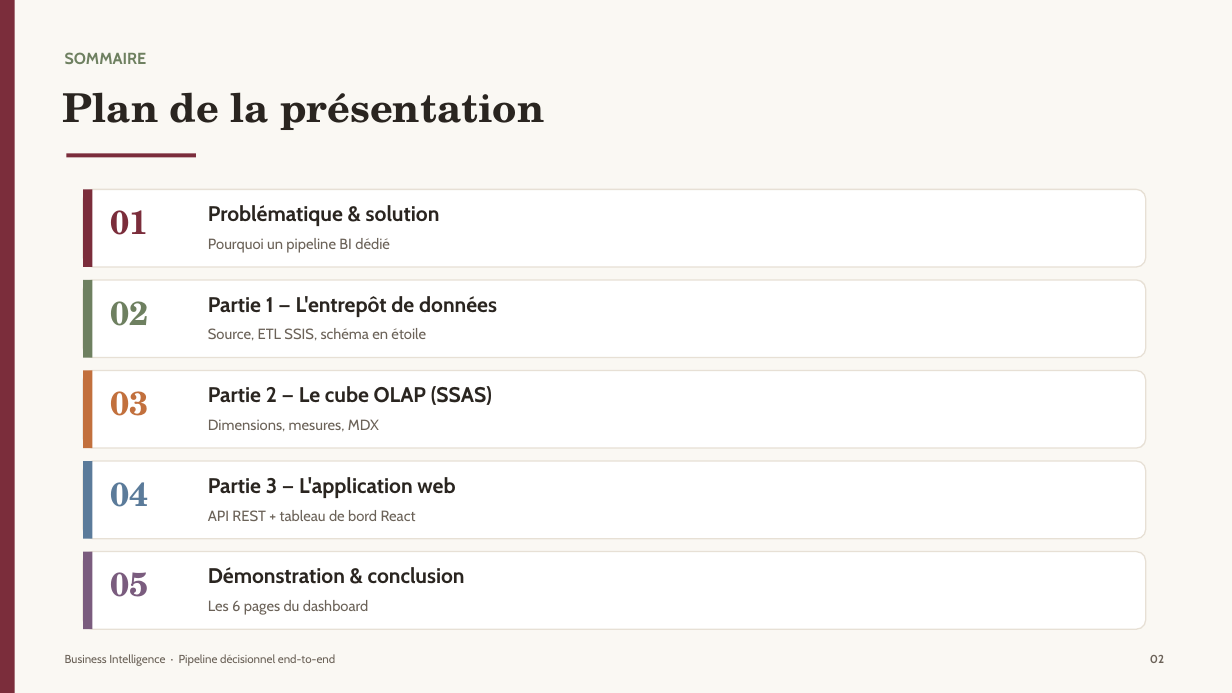
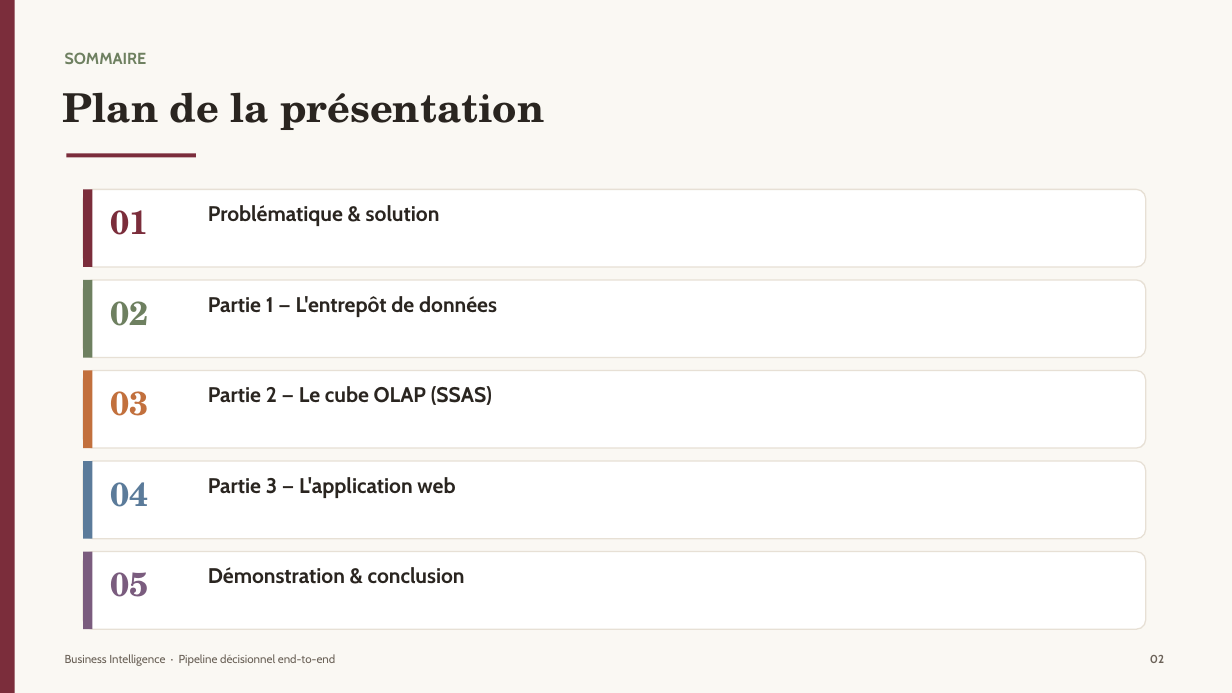
Before and after one commit to omar692002/bi-exam-webapp, a slide deck: slide 2 of presentation/BI_Presentation.pptx. Drawn at 1232x693 pixels with LibreOffice and Linux fonts; fonts in the diff are those of the drawing. Boxes give left, top, right and bottom in pixels: in the first picture for what was removed or moved away, otherwise in the second. Text is boxed around its words. In the diff, an @@ line names an element or a change of style, - is before the commit and + after.

```diff
--- a/presentation/BI_Presentation.pptx
+++ b/presentation/BI_Presentation.pptx
@@ text removed at (x1=208, y1=238, x2=390, y2=253) @@
-Pourquoi un pipeline BI dédié
@@ text removed at (x1=208, y1=328, x2=426, y2=340) @@
-Source, ETL SSIS, schéma en étoile
@@ text removed at (x1=208, y1=419, x2=379, y2=432) @@
-Dimensions, mesures, MDX
@@ text removed at (x1=208, y1=510, x2=416, y2=521) @@
-API REST + tableau de bord React
@@ text removed at (x1=208, y1=600, x2=369, y2=615) @@
-Les 6 pages du dashboard
```
Also in this commit, not shown: 6 other slides changed, 1 slide removed, 4 other files.
